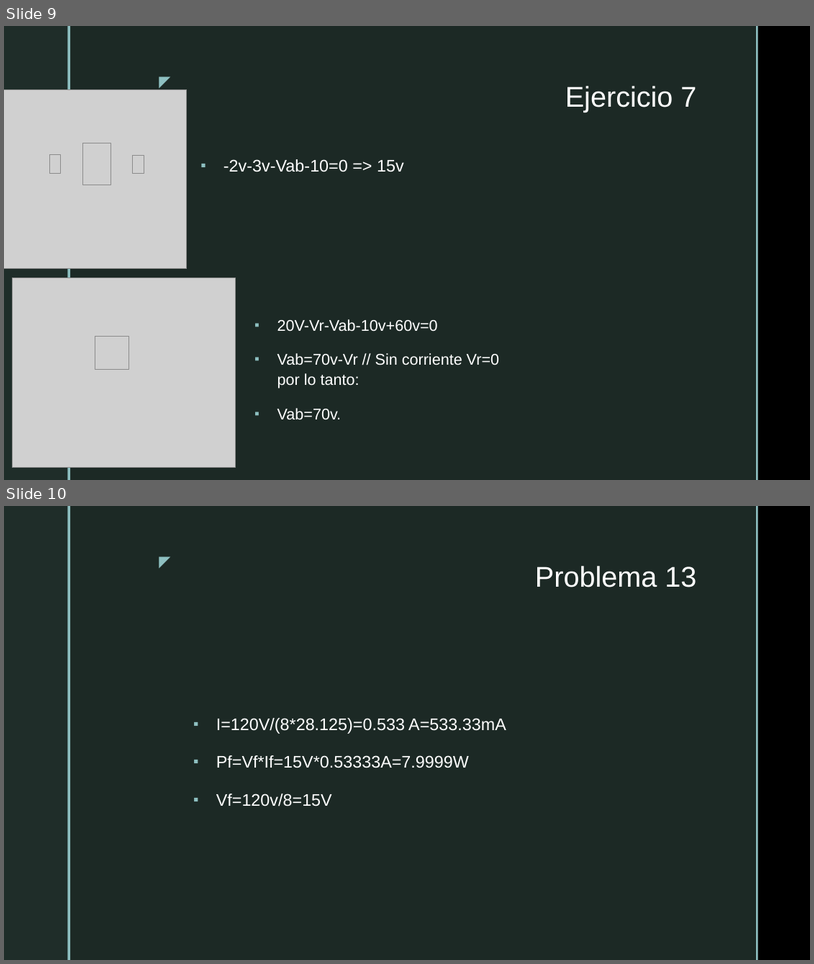
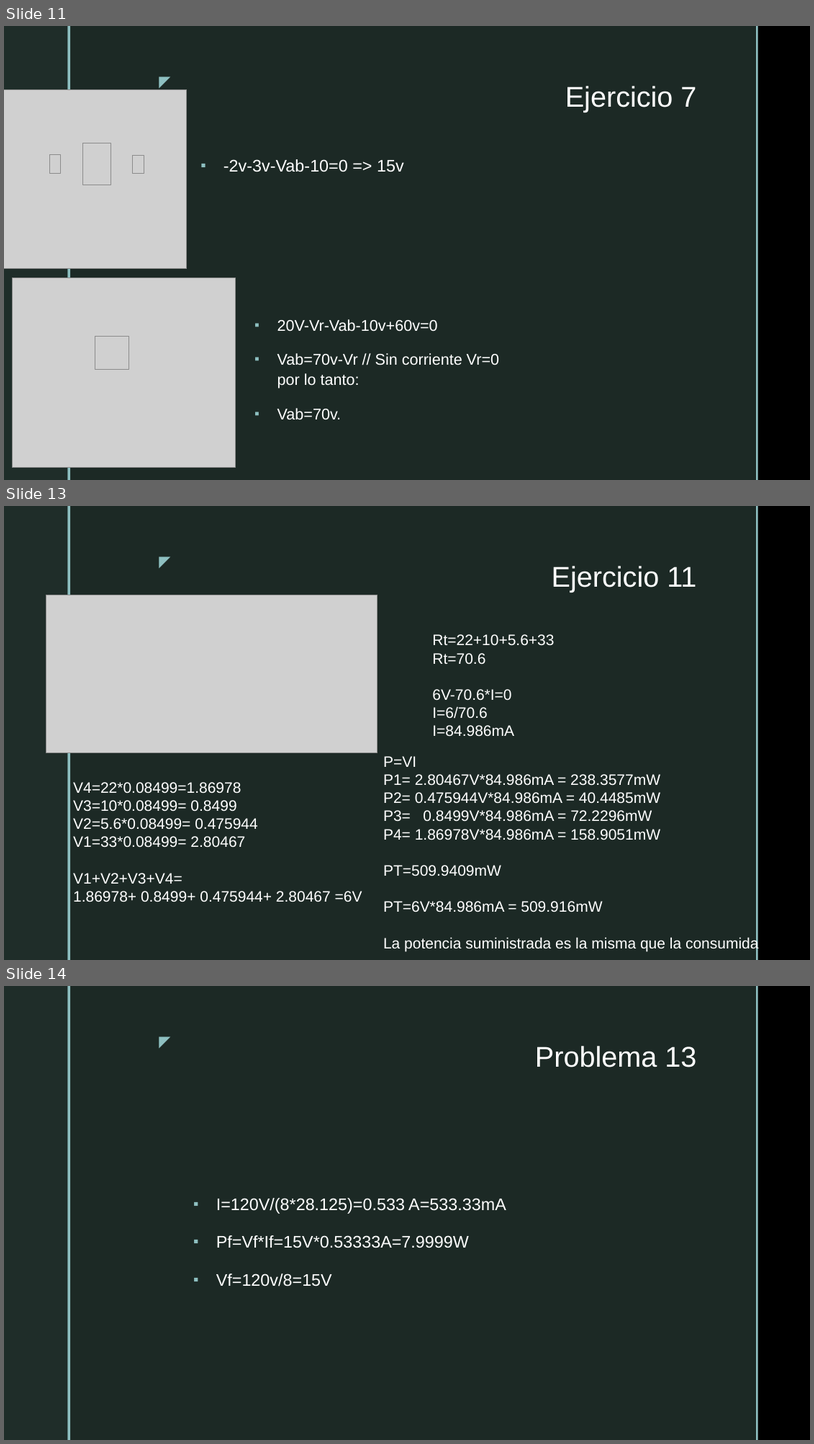
Before and after one commit to lujeolhe/Clases-Electronica, a slide deck: Circuitos en Serie/Circuitos en Serie.pptx. Shown one above the other, each under a label of ours: slides 9 and 10 before the commit, slides 11, 13 and 14 after it; the slides between them are not shown. The pictures are 814x964 and 814x1444 pixels, drawn with LibreOffice and Linux fonts; fonts in the diff are those of the drawing; grey boxes stand for pictures; background and template pictures are left out. Boxes give left, top, right and bottom in pixels: in the first picture for what was removed or moved away, otherwise in the second. Text is boxed around its words. In the diff, an @@ line names an element or a change of style, - is before the commit and + after.

```diff
--- a/Circuitos en Serie/Circuitos en Serie.pptx
+++ b/Circuitos en Serie/Circuitos en Serie.pptx
@@ slide 13 added at (4,506,810,960), background picture (left out); not listed: 5 template elements that a slide beside it also shows @@
@@ title added at (552,566,697,592), 34 pt, text #FFFFFF @@
+Ejercicio 11
@@ picture added at (46,595,378,752) @@
@@ text added at (432,634,554,736), 18 pt, text #FFFFFF @@
+Rt=22+10+5.6+33
+Rt=70.6
+6V-70.6*I=0
+I=6/70.6
+I=84.986mA
@@ text added at (383,756,759,951), 18 pt, text #FFFFFF @@
+P=VI
+P1= 2.80467V*84.986mA = 238.3577mW
+P2= 0.475944V*84.986mA = 40.4485mW
+P3= 0.8499V*84.986mA = 72.2296mW
+P4= 1.86978V*84.986mA = 158.9051mW
+PT=509.9409mW
+PT=6V*84.986mA = 509.916mW
+La potencia suministrada es la misma que la consumida
@@ text added at (73,782,363,902), 18 pt, text #FFFFFF @@
+V4=22*0.08499=1.86978
+V3=10*0.08499= 0.8499
+V2=5.6*0.08499= 0.475944
+V1=33*0.08499= 2.80467
+V1+V2+V3+V4=
+1.86978+ 0.8499+ 0.475944+ 2.80467 =6V
@@ what was slide 9 is now slide 11 @@
@@ what was slide 10 is now slide 14 @@
```
Also in this commit, not shown: 3 other slides added, 1 other file.
